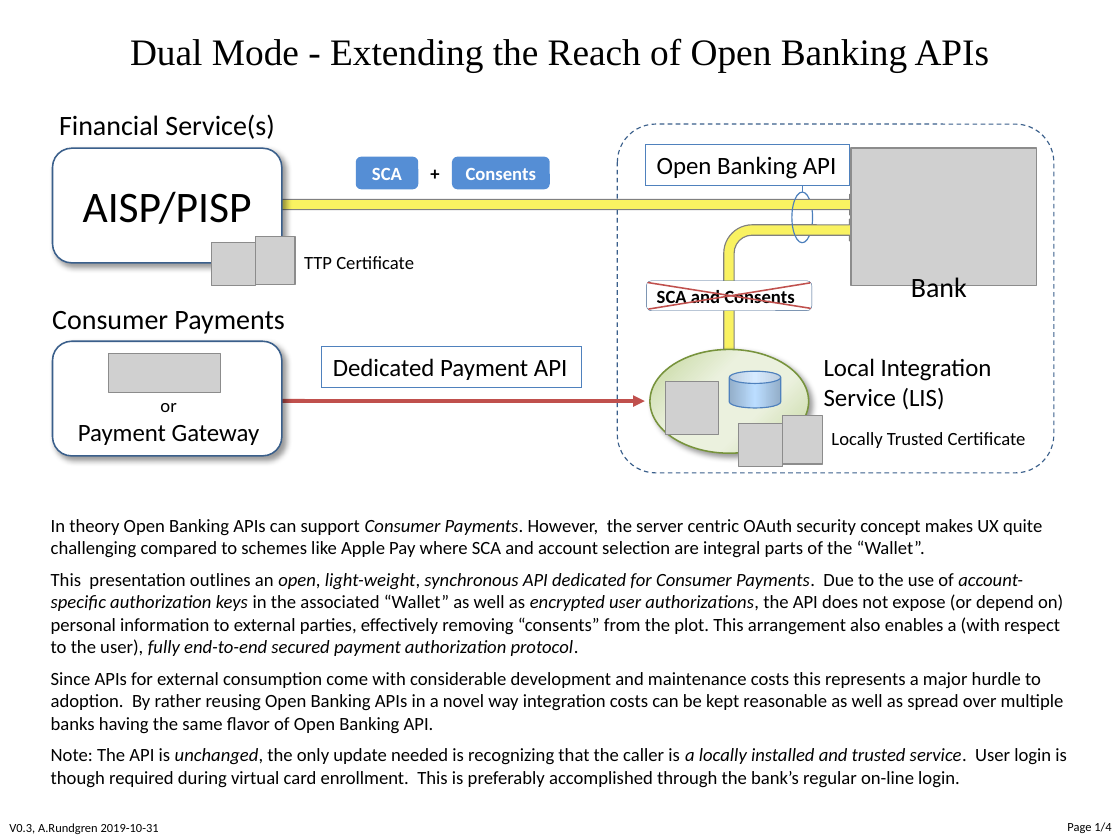
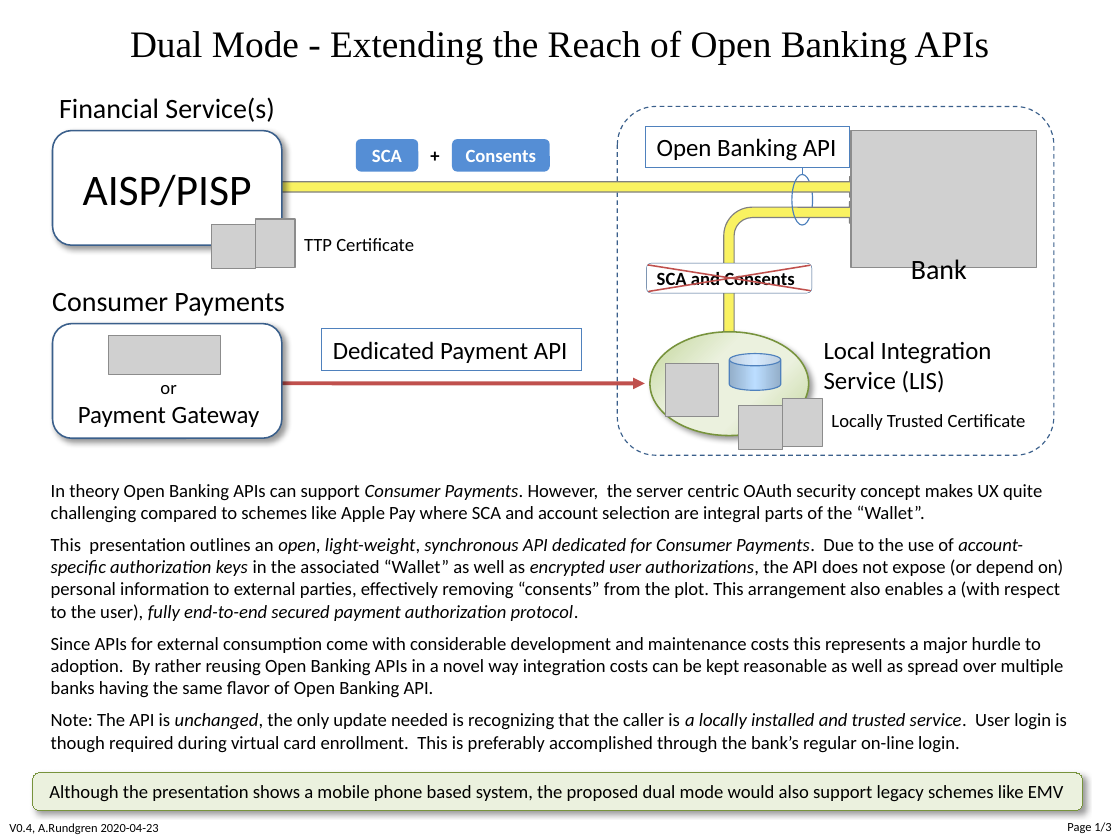
Before and after one commit to cyberphone/doc, a slide deck: slide 1 of payments/dual-mode-openbanking-api.pptx. Drawn at 1120x840 pixels with LibreOffice and Linux fonts; fonts in the diff are those of the drawing; grey boxes stand for pictures. Boxes give left, top, right and bottom in pixels: in the first picture for what was removed or moved away, otherwise in the second. Text is boxed around its words. In the diff, an @@ line names an element or a change of style, - is before the commit and + after.

```diff
--- a/payments/dual-mode-openbanking-api.pptx
+++ b/payments/dual-mode-openbanking-api.pptx
@@ text "Dual Mode - Extending the ...": place and size @@
-text "Dual Mode - Extending the ..." at box(130, 38, 990, 73)
+text "Dual Mode - Extending the ..." at box(130, 30, 990, 64)
@@ 5 texts, 5 rounded rectangles, 4 pictures, 2 rectangles, 2 arc (boxed as its full ellipse)s, 2 lines, 1 arrow, 1 right arrow, 1 bent arrow: place and size @@
-5 texts, 5 rounded rectangles, 4 pictures, 2 rectangles, 2 arc (boxed as its full ellipse)s, 2 lines, 1 arrow, 1 right arrow, 1 bent arrow at box(53, 114, 1054, 473)
+5 texts, 5 rounded rectangles, 4 pictures, 2 rectangles, 2 arc (boxed as its full ellipse)s, 2 lines, 1 arrow, 1 right arrow, 1 bent arrow at box(53, 97, 1054, 455)
@@ 3 pictures, 3 texts, 1 rounded rectangle, 1 rectangle, 1 cylinder, 1 line, 1 ellipse: place and size @@
-3 pictures, 3 texts, 1 rounded rectangle, 1 rectangle, 1 cylinder, 1 line, 1 ellipse at box(52, 144, 992, 454)
+3 pictures, 3 texts, 1 rounded rectangle, 1 rectangle, 1 cylinder, 1 line, 1 ellipse at box(52, 127, 992, 436)
@@ text "In theory Open Banking APIs ...": place and size @@
-text "In theory Open Banking APIs ..." at box(51, 519, 1067, 788)
+text "In theory Open Banking APIs ..." at box(51, 484, 1067, 753)
@@ rounded rectangle added at box(32, 773, 1082, 811), fill #EBF1DE, outline #77933C 0.75 pt, 12 pt, text #000000 @@
+Although the presentation shows a mobile phone based system, the proposed dual mode would also support legacy schemes like EMV
@@ text at box(9, 823, 159, 834): text changed @@
-V0.3, A.Rundgren 2019-10-31
+V0.4, A.Rundgren 2020-04-23
@@ page number at box(1067, 822, 1111, 833): text changed @@
-Page 1/4
+Page 1/3
```
Also in this commit, not shown: 2 other slides changed, 1 slide removed, 1 other file.
